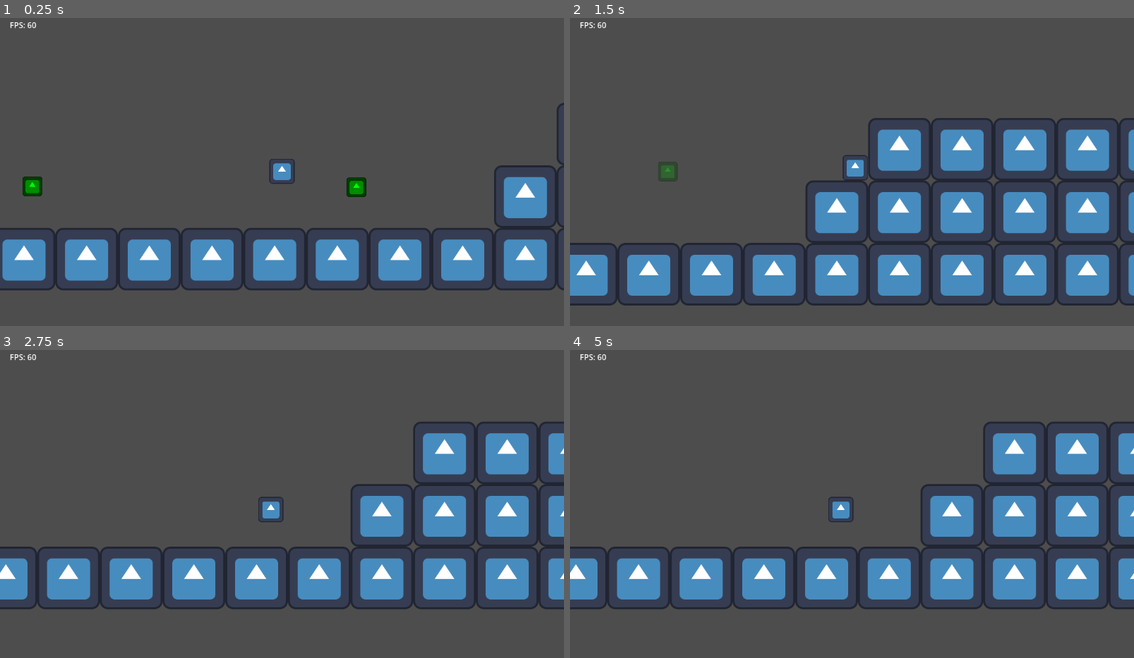
Above: before the commit, frames 1-4 (two rows, left to right).
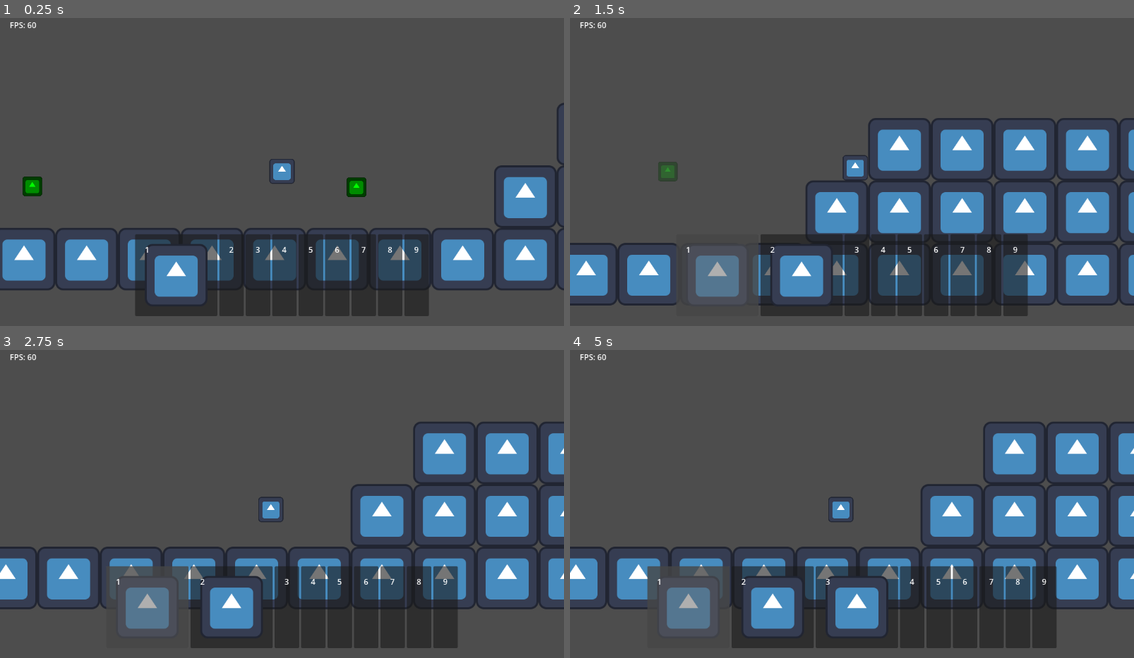
Above: after the commit, the same moments.

Repository: TheHumanMRP/RPG-Life-Tracker
Game: Godot game, scene res://Folders/Systems/Main/Scenes/main_scene.tscn
Two runs of this game, one before a commit and one after it. Both use one fixed random seed, a clock stepped at 60 frames per second and the inputs below. The engine's default icon, where the game draws it, is replaced by a stand-in: a white triangle on a blue panel in a dark square.
Inputs (mouse positions are in pixels of both pictures, inside the frame that each line leads up to):
- Up to frame 1 (0.25 s): no input
- Up to frame 2 (1.5 s): move the mouse to (976, 150) at 0.52 s; hold D (move_right) from 0.53 s (still down); tap 1 (select_hotbar_slot_1) at 0.6 s; click (976, 150) at 0.67 s; tap Space (jump) at 0.77 s; move the mouse to (739, 184) at 1.27 s; tap I (add_test_sword) at 1.35 s
- Up to frame 3 (2.75 s): tap Space (jump) at 1.52 s; tap 1 (select_hotbar_slot_1) at 1.55, 2.1 s; move the mouse to (338, 430) at 2.02 s; release D (move_right) at 2.03 s; hold A (move_left) from 2.03 s (still down)
- Up to frame 4 (5 s): move the mouse to (823, 562) at 2.77 s; release A (move_left) at 2.78 s; hold D (move_right) 2.78-4.28 s; tap 1 (select_hotbar_slot_1) at 2.85, 3.8, 4.35 s; click (823, 562) at 2.92 s; tap Space (jump) at 3.02, 3.77, 4.52 s; move the mouse to (1021, 547) at 3.52 s; tap I (add_test_sword) at 3.6 s; move the mouse to (682, 451) at 4.27 s; hold A (move_left) from 4.28 s (still down)

The runs differ from the first frame. In frame 1, 12% of the frame differs, in the area x 23-76%, y 70-97%; in frame 2, 11%; in frame 3, 13%; in frame 4, 15%, in the area x 13-87%, y 70-97%.
Error before the commit: Parse Error: Could not parse global class "HotbarSlot" from "res://Folders/Systems/Inventory_System/Scripts/hotbar_slot.gd". (res://Folders/Systems/Inventory_S…

Commit message:
Auto commit at 2026-07-07 12:22:09

Diff:
--- a/Folders/Systems/Inventory_System/Scripts/hotbar_slot.gd
+++ b/Folders/Systems/Inventory_System/Scripts/hotbar_slot.gd
@@ -104,12 +104,14 @@
 
 	notify_hotbar_selected()
 
-func notify_hotbar_selected() -> void:
-	SignalBus.hotbar_selected.emit(slot_index)
-
-
 func _process(delta: float) -> void:
 	check_for_keyboard_selection()
 
 func check_for_keyboard_selection() -> void:
 	if Input.is_action_just_pressed("select_hotbar_slot_1"):
+		if slot_index == 0:
+			notify_hotbar_selected()
+			return
+
+func notify_hotbar_selected() -> void:
+	SignalBus.hotbar_selected.emit(slot_index)
